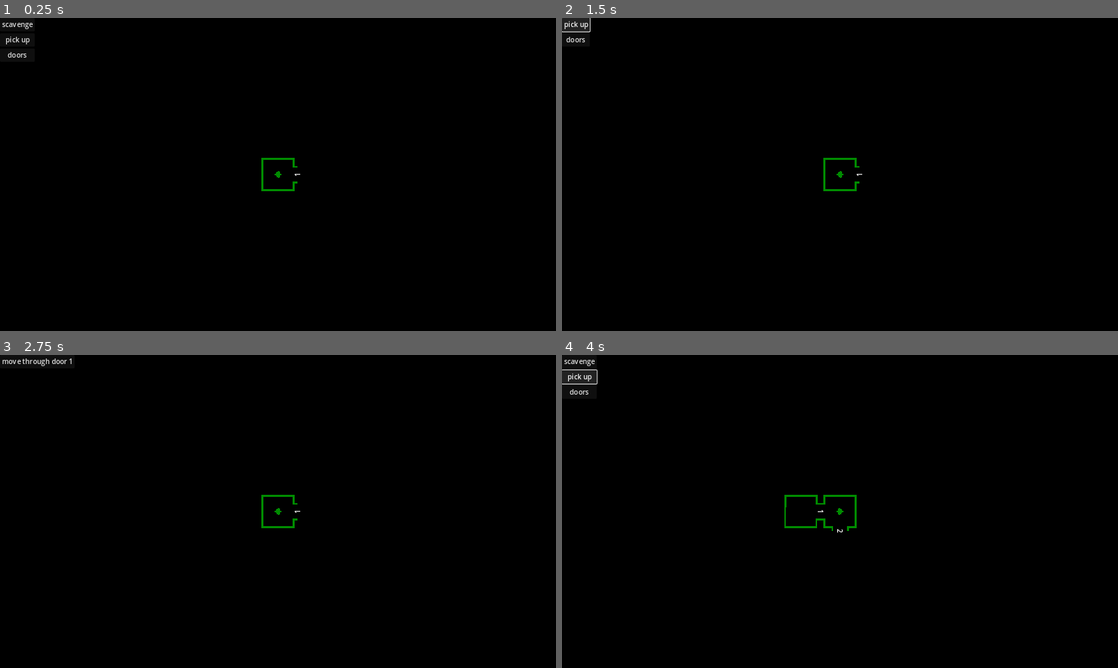
Above: before the commit, frames 1-4 (two rows, left to right).
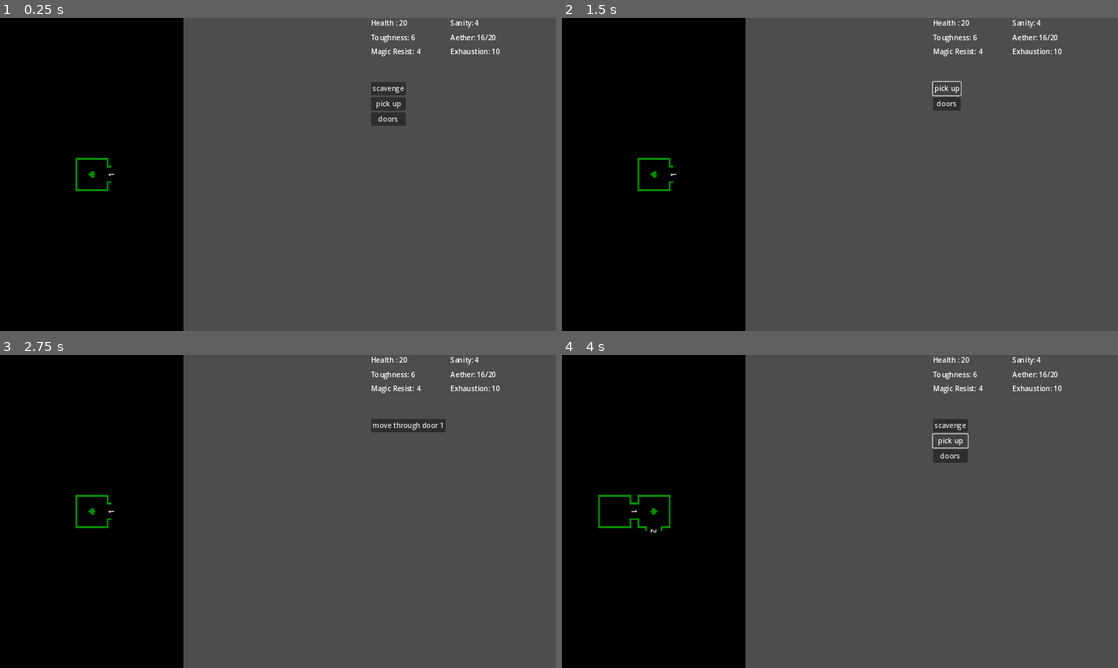
Above: after the commit, the same moments.

Repository: rainbowd-ash/ker_nethalas
Game: Godot game, scene res://globals/game.tscn
Same seed, same stepped clock (60 frames per second), same inputs: the game is played once before the commit and once after it.
Inputs:
- Up to frame 1 (0.25 s): no input
- Up to frame 2 (1.5 s): click "scavenge" at 0.5 s; click "pick up" at 1.25 s
- Up to frame 3 (2.75 s): click "doors" at 2 s
- Up to frame 4 (4 s): click "move through door 1" at 2.75 s; click "pick up" at 3.5 s

The runs differ from the first frame. In frame 1, 67% of the frame differs, in the area x 0-100%, y 0-100%; in frame 2, 67%; in frame 3, 67%; in frame 4, 68%.

Commit message:
a three panel system

Diff:
--- a/dungeon/door.gd
+++ b/dungeon/door.gd
@@ -11,4 +11,4 @@
 
 func do_action(action_key : String):
 	if action_key == "move":
-		get_node("/root/Game/Dungeon").move_through_door(self)
+		Router.dungeon.move_through_door(self)
--- a/globals/game.tscn
+++ b/globals/game.tscn
@@ -7,7 +7,7 @@
 [ext_resource type="Script" path="res://modemachine/game_modes/dungeon_mode.gd" id="5_6xvtt"]
 [ext_resource type="PackedScene" uid="uid://dpwu21k1ya0ad" path="res://dungeon/dungeon.tscn" id="6_glx83"]
 [ext_resource type="Script" path="res://modemachine/mode.gd" id="7_422r3"]
-[ext_resource type="PackedScene" uid="uid://cujtfjsy5gju1" path="res://ui/inventory/inventory_ui.tscn" id="8_61aph"]
+[ext_resource type="Script" path="res://ui/inventory/inventory_ui.gd" id="8_i80o1"]
 [ext_resource type="Script" path="res://ui/actions/actions_ui.gd" id="9_d0nn4"]
 
 [node name="Game" type="Node"]
@@ -24,7 +24,7 @@
 [node name="DungeonMode" type="Node" parent="GameModes" node_paths=PackedStringArray("attached_node")]
 script = ExtResource("5_6xvtt")
 attached_scene = ExtResource("6_glx83")
-attached_node = NodePath("../../Dungeon")
+attached_node = NodePath("../../Ui/Dungeon_Chat/DungeonWindow/SubViewport/Dungeon")
 
 [node name="UiModes" type="Node" parent="." node_paths=PackedStringArray("initial_mode")]
 script = ExtResource("2_x38xm")
@@ -36,24 +36,94 @@
 
 [node name="ActionsMode" type="Node" parent="UiModes" node_paths=PackedStringArray("attached_node")]
 script = ExtResource("7_422r3")
-attached_node = NodePath("../../Ui/ActionsUi")
+attached_node = NodePath("../../Ui/Dungeon_Chat")
 
-[node name="Ui" type="CanvasLayer" parent="."]
-
-[node name="InventoryUi" parent="Ui" instance=ExtResource("8_61aph")]
-
-[node name="ActionsUi" type="Control" parent="Ui"]
-layout_mode = 3
+[node name="Ui" type="HBoxContainer" parent="."]
 anchors_preset = 15
 anchor_right = 1.0
 anchor_bottom = 1.0
 grow_horizontal = 2
 grow_vertical = 2
+
+[node name="InventoryUi" type="HBoxContainer" parent="Ui"]
+layout_mode = 2
+size_flags_horizontal = 3
+size_flags_stretch_ratio = 0.66
+script = ExtResource("8_i80o1")
+
+[node name="ItemList" type="VBoxContainer" parent="Ui/InventoryUi"]
+unique_name_in_owner = true
+layout_mode = 2
+size_flags_horizontal = 3
+
+[node name="ItemDetails" type="VBoxContainer" parent="Ui/InventoryUi"]
+unique_name_in_owner = true
+clip_contents = true
+layout_mode = 2
+size_flags_horizontal = 3
+
+[node name="Dungeon_Chat" type="HBoxContainer" parent="Ui"]
+layout_mode = 2
+size_flags_horizontal = 3
+size_flags_stretch_ratio = 0.66
+
+[node name="DungeonWindow" type="SubViewportContainer" parent="Ui/Dungeon_Chat"]
+layout_mode = 2
+size_flags_horizontal = 3
+stretch = true
+
+[node name="SubViewport" type="SubViewport" parent="Ui/Dungeon_Chat/DungeonWindow"]
+handle_input_locally = false
+size = Vector2i(241, 720)
+render_target_update_mode = 4
+
+[node name="Dungeon" parent="Ui/Dungeon_Chat/DungeonWindow/SubViewport" instance=ExtResource("6_glx83")]
+
+[node name="ChatLog" type="RichTextLabel" parent="Ui/Dungeon_Chat"]
+layout_mode = 2
+size_flags_horizontal = 3
+bbcode_enabled = true
+
+[node name="Stats_Actions" type="VBoxContainer" parent="Ui"]
+layout_mode = 2
+size_flags_horizontal = 3
+size_flags_stretch_ratio = 0.33
+
+[node name="Stats" type="GridContainer" parent="Ui/Stats_Actions"]
+layout_mode = 2
+size_flags_vertical = 3
+size_flags_stretch_ratio = 0.25
+theme_override_constants/h_separation = 70
+theme_override_constants/v_separation = 10
+columns = 2
+
+[node name="Health" type="Label" parent="Ui/Stats_Actions/Stats"]
+layout_mode = 2
+text = "Health : 20
+"
+
+[node name="Sanity" type="Label" parent="Ui/Stats_Actions/Stats"]
+layout_mode = 2
+text = "Sanity: 4"
+
+[node name="Toughness" type="Label" parent="Ui/Stats_Actions/Stats"]
+layout_mode = 2
+text = "Toughness: 6
+"
+
+[node name="Aether" type="Label" parent="Ui/Stats_Actions/Stats"]
+layout_mode = 2
+text = "Aether: 16/20"
+
+[node name="MagicResistance" type="Label" parent="Ui/Stats_Actions/Stats"]
+layout_mode = 2
+text = "Magic Resist: 4"
+
+[node name="Exhaustion" type="Label" parent="Ui/Stats_Actions/Stats"]
+layout_mode = 2
+text = "Exhaustion: 10"
+
+[node name="Actions" type="GridContainer" parent="Ui/Stats_Actions"]
+layout_mode = 2
+size_flags_vertical = 3
 script = ExtResource("9_d0nn4")
-
-[node name="Buttons" type="VBoxContainer" parent="Ui/ActionsUi"]
-layout_mode = 0
-offset_right = 40.0
-offset_bottom = 40.0
-
-[node name="Dungeon" parent="." instance=ExtResource("6_glx83")]
--- a/globals/router.gd
+++ b/globals/router.gd
@@ -1,4 +1,7 @@
 extends Node
 #class_name Router
 
-@onready var actions_ui = get_node("/root/Game/Ui/ActionsUi")
+var game = "/root/Game/"
+
+@onready var actions_ui = get_node(game + "Ui/Stats_Actions/Actions")
+@onready var dungeon = get_node(game + "Ui/Dungeon_Chat/DungeonWindow/SubViewport/Dungeon")
--- a/ui/actions/actions_ui.gd
+++ b/ui/actions/actions_ui.gd
@@ -9,8 +9,8 @@
 		else:
 			var button = ActionButton.new(action)
 			button.text = action.title
-			$Buttons.add_child(button)
+			add_child(button)
 
 func clear_action_buttons():
-	for child in $Buttons.get_children():
+	for child in get_children():
 		child.queue_free()
